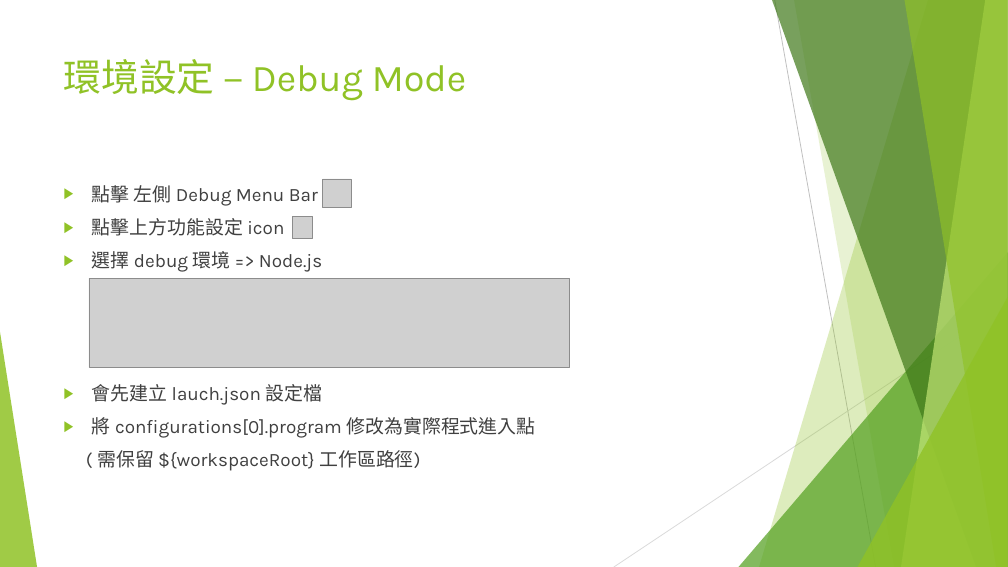
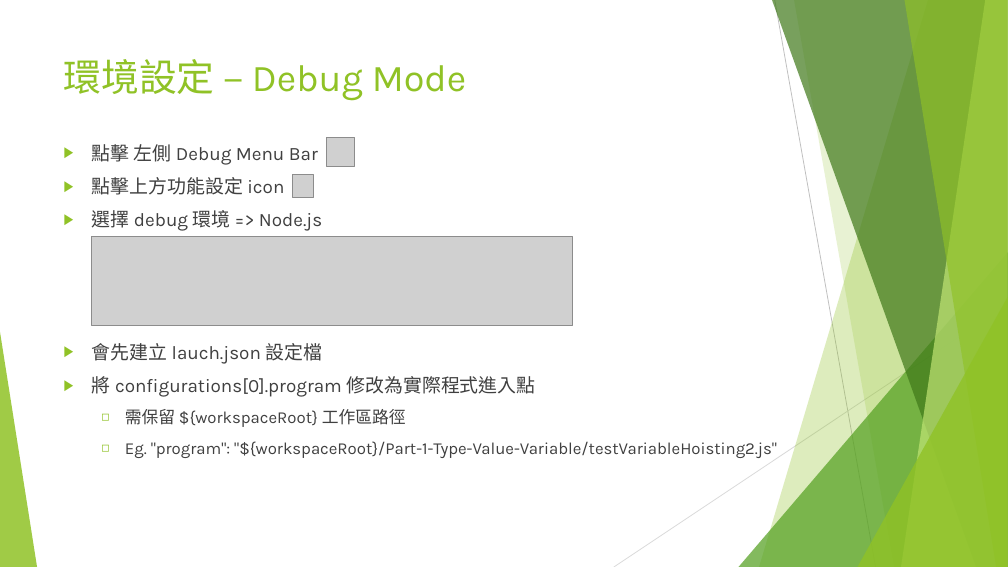
Before and after one commit to adennis1984/IntroduceWebFrontEnd, a slide deck: slide 6 of Part-1-Type-Value-Variable/Web 前端入門(一).pptx. Drawn at 1008x567 pixels with LibreOffice and Linux fonts; fonts in the diff are those of the drawing; grey boxes stand for pictures. Boxes give left, top, right and bottom in pixels: in the first picture for what was removed or moved away, otherwise in the second. Text is boxed around its words. In the diff, an @@ line names an element or a change of style, - is before the commit and + after.

```diff
--- a/Part-1-Type-Value-Variable/Web 前端入門(一).pptx
+++ b/Part-1-Type-Value-Variable/Web 前端入門(一).pptx
@@ text "點擊 左側 Debug Menu Bar": place and size @@
-text "點擊 左側 Debug Menu Bar" at [92, 185, 536, 471]
+text "點擊 左側 Debug Menu Bar" at [92, 144, 777, 458]
@@ picture: place and size @@
-picture at [323, 179, 351, 208]
+picture at [327, 138, 355, 166]
@@ picture: place and size @@
-picture at [292, 216, 312, 238]
+picture at [293, 175, 313, 197]
@@ picture: place and size @@
-picture at [89, 278, 570, 368]
+picture at [92, 237, 573, 326]
@@ text at [125, 409, 777, 458]: text changed; size 18 to 16 pt @@
-( 需保留 ${workspaceRoot} 工作區路徑)
+  ◻ 需保留 ${workspaceRoot} 工作區路徑
+  ◻ Eg. "program": "${workspaceRoot}/Part-1-Type-Value-Variable/testVariableHoisting2.js"
```
Also in this commit, not shown: 9 other slides changed, 1 other file.
